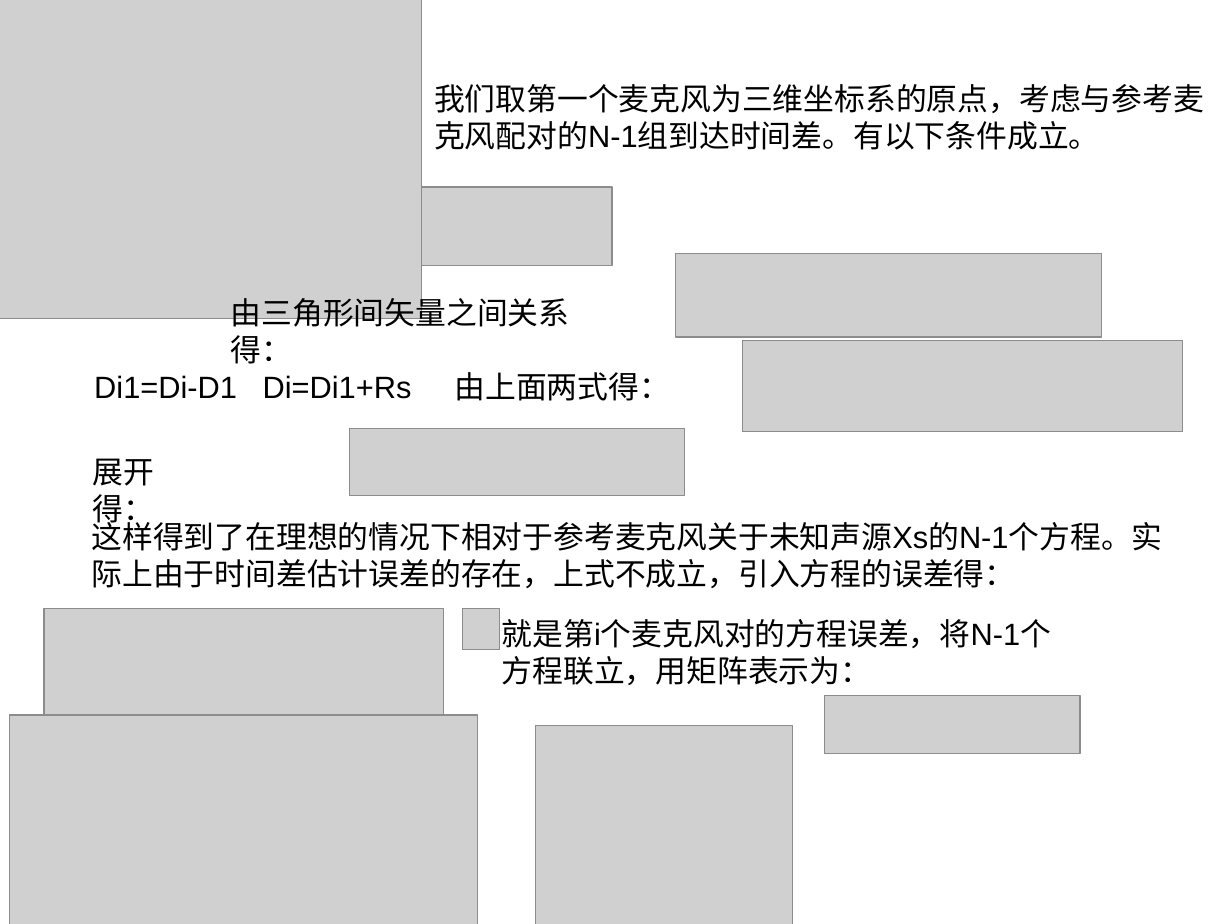
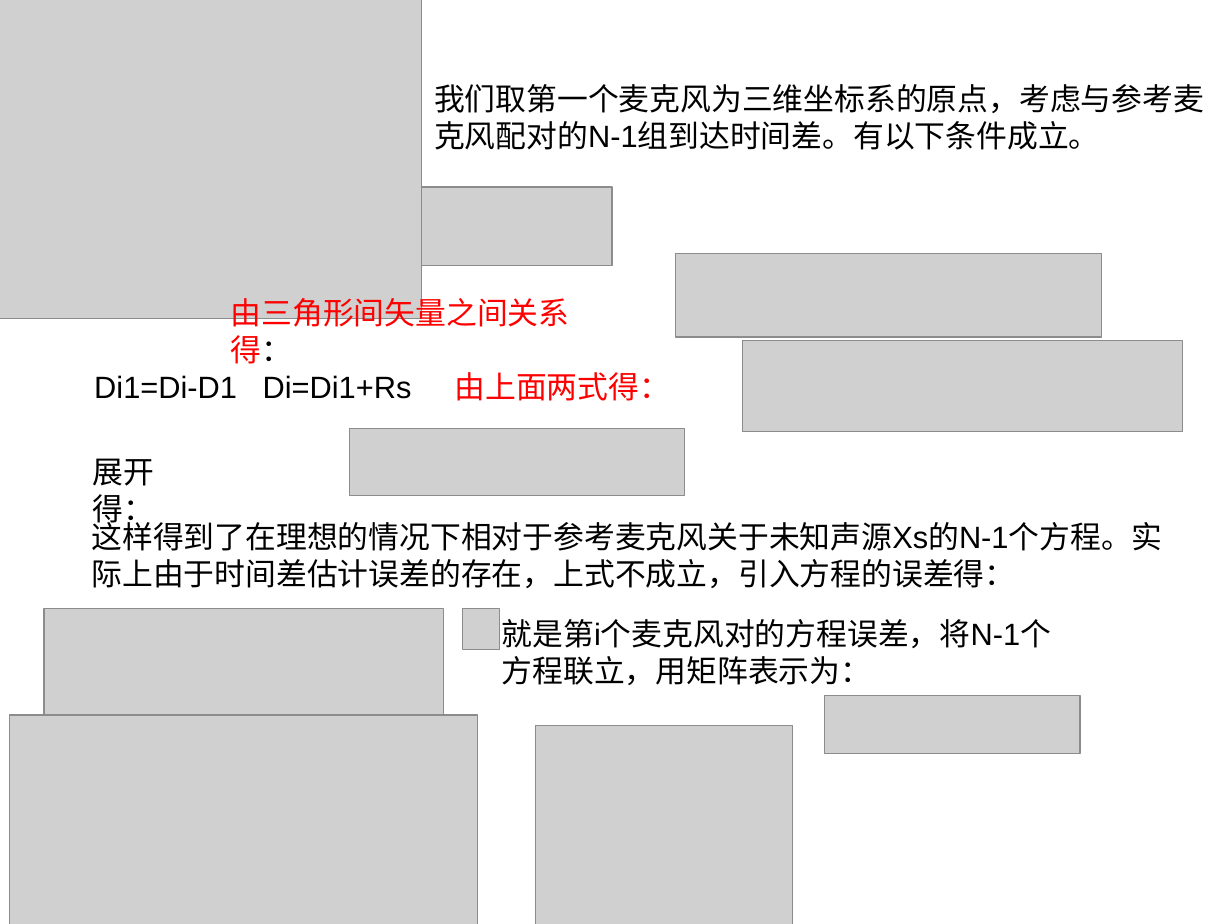
Before and after one commit to hangxiu/machine-Learning, a slide deck: slide 22 of tensorflow_Learning_practice/DOA基础.ppt. Drawn at 1232x924 pixels with LibreOffice and Linux fonts; fonts in the diff are those of the drawing; grey boxes stand for pictures. Boxes give left, top, right and bottom in pixels: in the first picture for what was removed or moved away, otherwise in the second. Text is boxed around its words. In the diff, an @@ line names an element or a change of style, - is before the commit and + after.

```diff
--- a/tensorflow_Learning_practice/DOA基础.ppt
+++ b/tensorflow_Learning_practice/DOA基础.ppt
@@ text "由三角形间矢量之间关系得：" at (231,293,570,333): text colour #000000 to #FF0000 @@
@@ text "Di1=Di-D1 Di=Di1+Rs 由上面两式得：" at (94,372,671,401): text colour #000000 to #FF0000 in "由上面两式得：" @@
```
Also in this commit, not shown: 1 other slide changed, 4 slides added, 1 slide removed.
